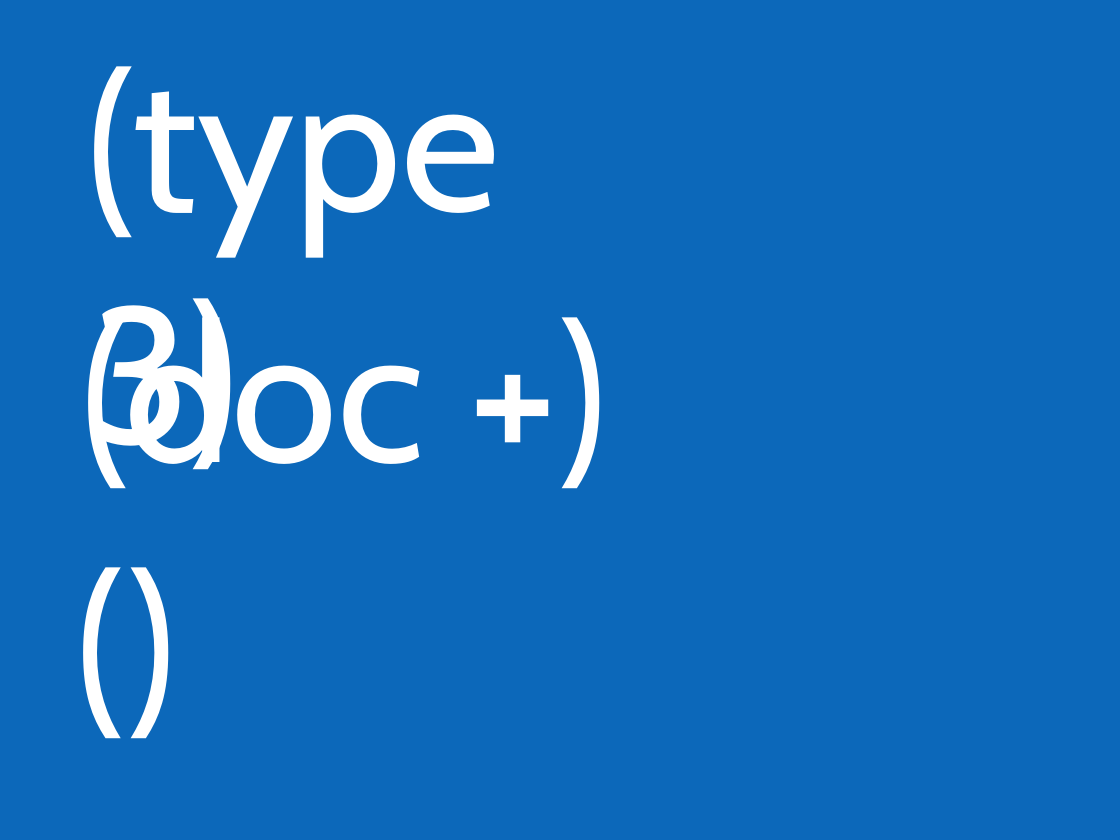
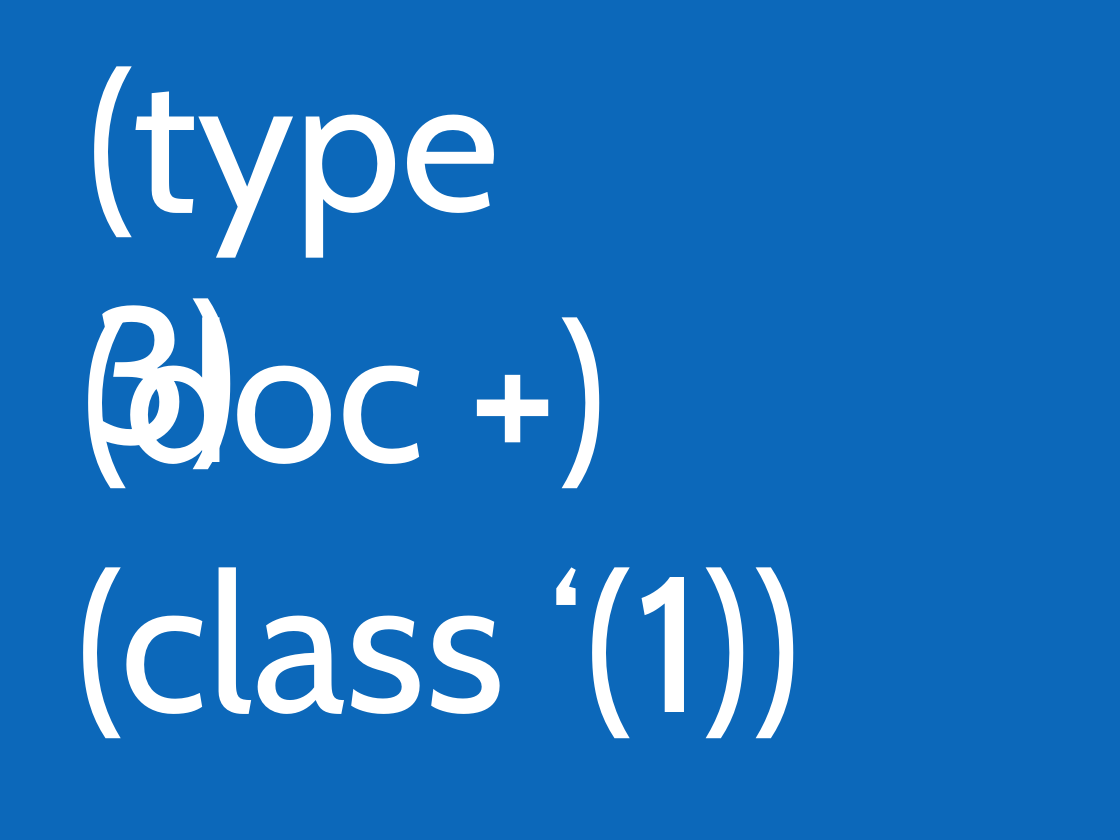
Before and after one commit to skonair/presentations, a slide deck: slide 23 of jugbi-fp-20141119/20141119_FP.pptx (slide 22 before the commit). Drawn at 1120x840 pixels with LibreOffice and Linux fonts; fonts in the diff are those of the drawing. Boxes give left, top, right and bottom in pixels: in the first picture for what was removed or moved away, otherwise in the second. Text is boxed around its words. In the diff, an @@ line names an element or a change of style, - is before the commit and + after.

```diff
--- a/jugbi-fp-20141119/20141119_FP.pptx
+++ b/jugbi-fp-20141119/20141119_FP.pptx
@@ text removed at [65, 514, 204, 759] @@
-()
@@ text added at [76, 567, 802, 739], 124 pt, text #FFFFFF @@
+(class ‘(1))
```
Also in this commit, not shown: 4 other slides changed, 3 slides added, 1 slide removed.
